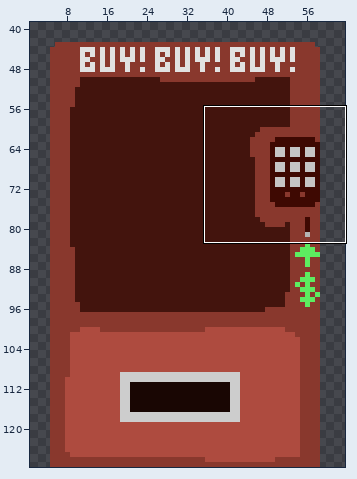
Pixel-art file: Assets/Sprites/World/VendingMachine_red.ase. Above: a wide view before the commit, with the close-up outlined.
Close-up. Before:
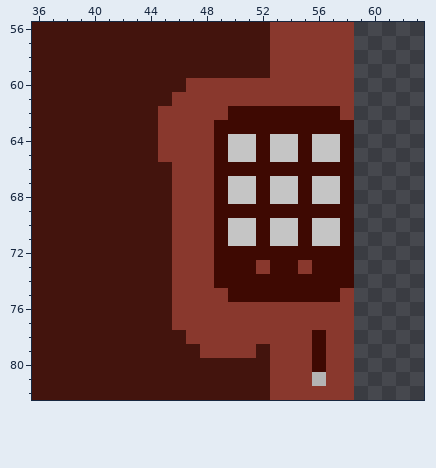
64x128 pixels, 1 frame. Shown: x 36..63, y 56..82. The wide view leaves out empty margins.
New version:
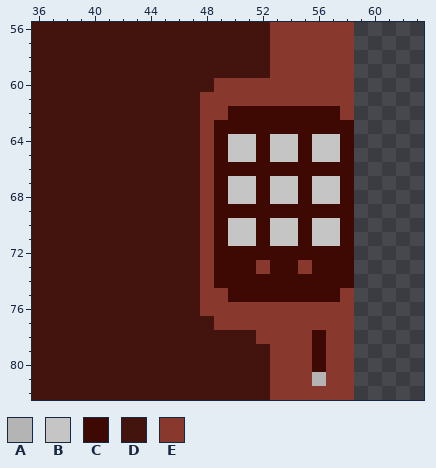
Palette (. is transparent): A #b4b4b4  B #c5c5c5  C #3e0902  D #43140d  E #89382d
Change:
y 60: x 47..48 EE -> DD
y 61: x 46..47 EE -> DD
y 62..65: x 45..47 EEE -> DDD
y 66..76: x 46..47 EE -> DD
y 77: x 46..48 EEE -> DDD
y 78: x 47..51 EEEEE -> DDDDD
y 79: x 48..51 EEEE -> DDDD
Where, in picture pixels (left, top, right, bottom), the same in both close-ups:
changed: (158, 78, 256, 358)
